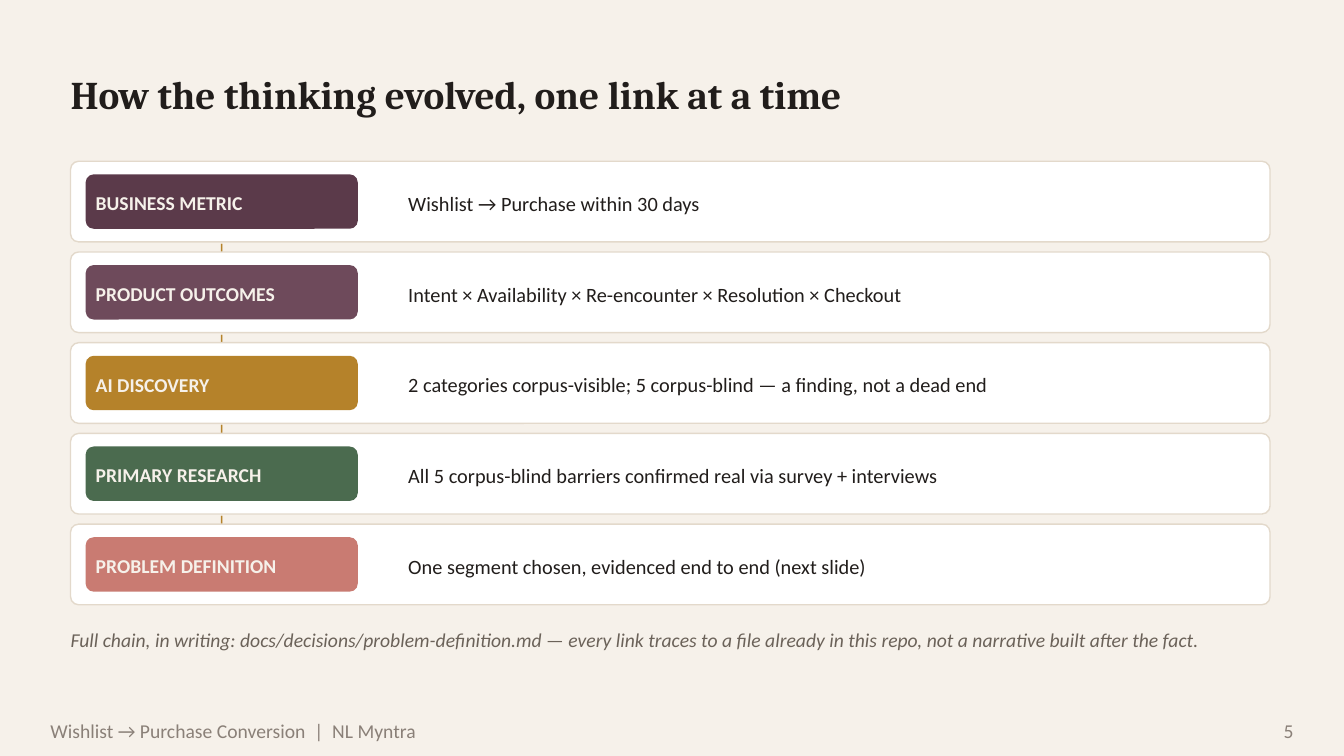
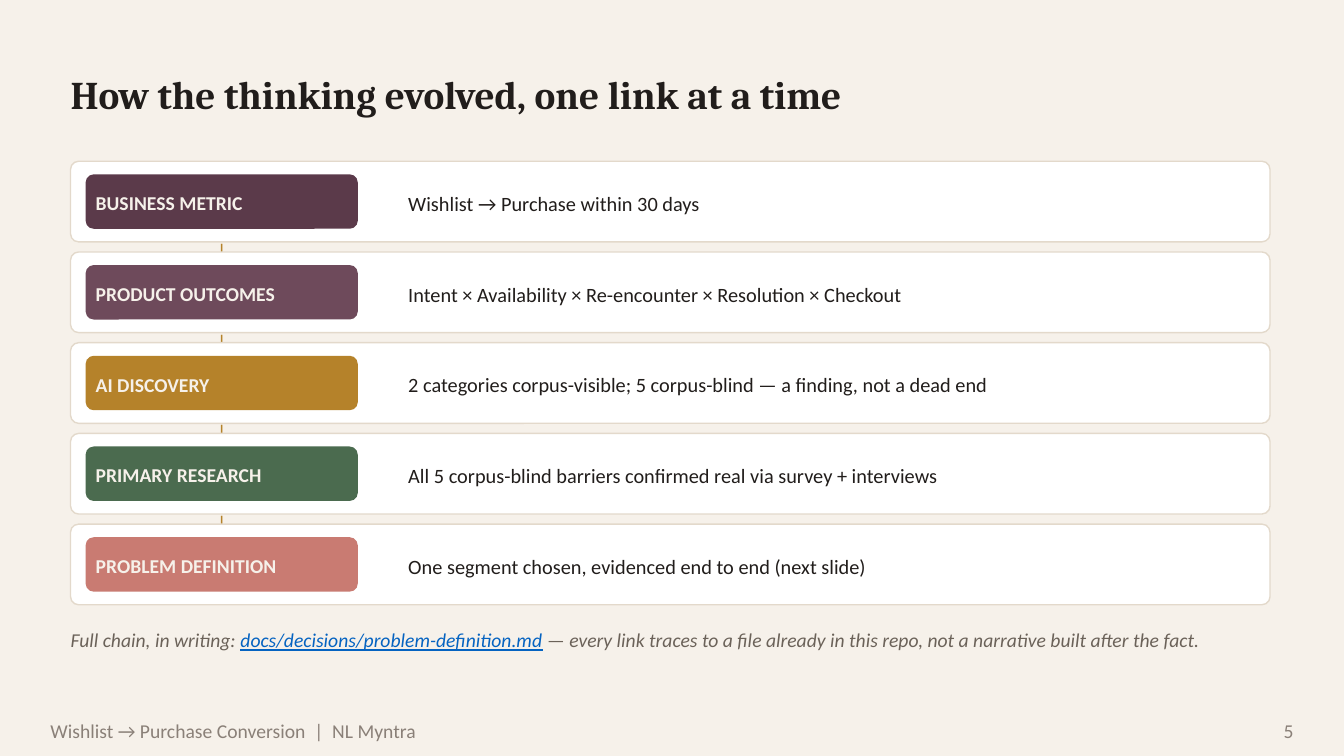
Before and after one commit to blazing-llama/NL-Myntra-Graduation-Project, a slide deck: slide 5 of docs/deck/NL Myntra.pptx. Drawn at 1344x756 pixels with LibreOffice and Linux fonts; fonts in the diff are those of the drawing. Boxes give left, top, right and bottom in pixels: in the first picture for what was removed or moved away, otherwise in the second. Text is boxed around its words. In the diff, an @@ line names an element or a change of style, - is before the commit and + after.

```diff
--- a/docs/deck/NL Myntra.pptx
+++ b/docs/deck/NL Myntra.pptx
@@ text "Full chain, in writing: docs/decisions/problem-definition.md ..." at bbox=[71, 633, 1200, 651]: text colour #6B6259 to #0563C1, underline on in "docs/decisions/problem-definition.md" @@
```
Also in this commit, not shown: 3 other slides changed, 4 other files.
